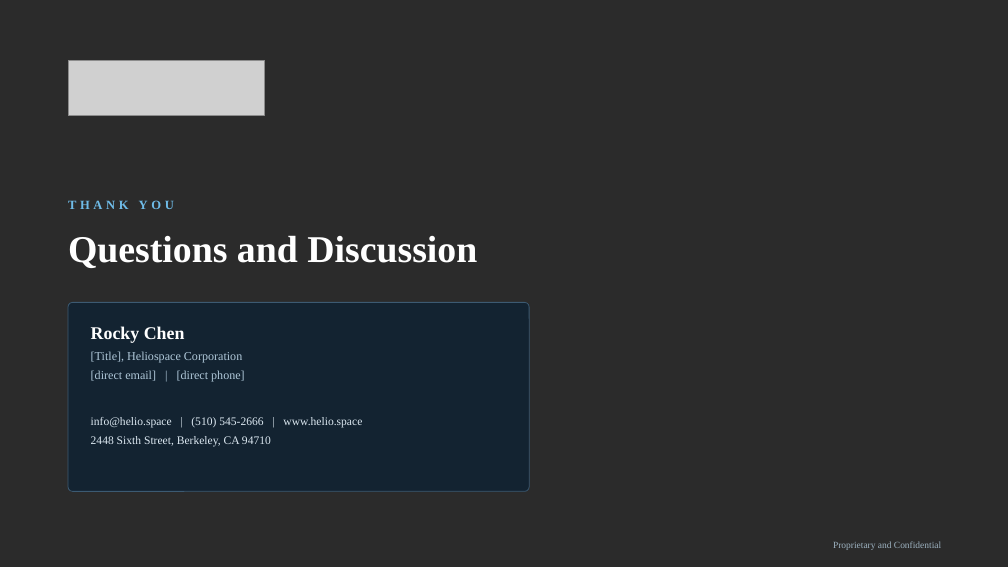
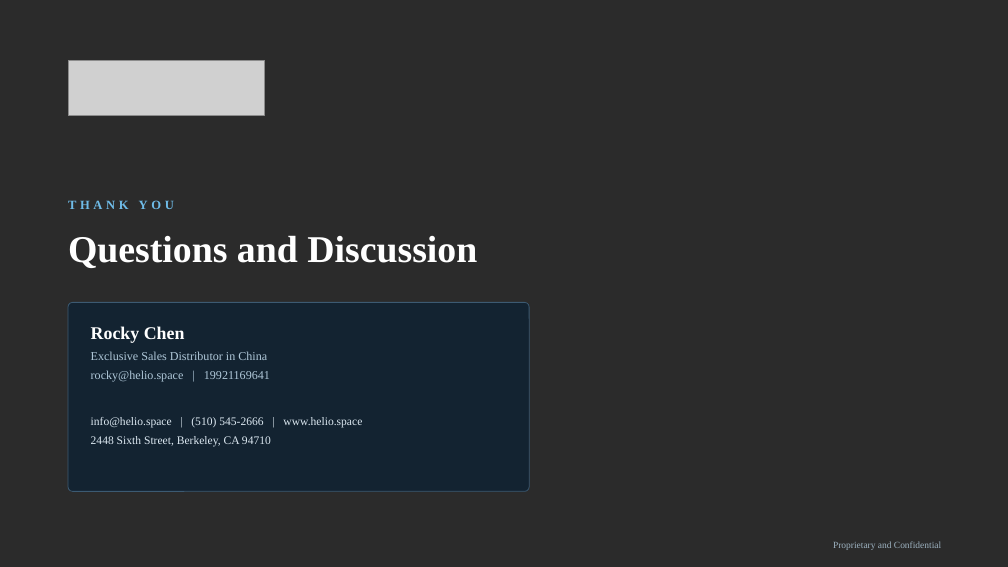
Before and after one commit to anthonyleedu/anthonyleedu, a slide deck: slide 17 of Heliospace_Investor_Overview.pptx (slide 18 before the commit). Drawn at 1008x567 pixels with LibreOffice and Linux fonts; fonts in the diff are those of the drawing; grey boxes stand for pictures; background and template pictures are left out; a plain dark background stands for a picture behind light text. Boxes give left, top, right and bottom in pixels: in the first picture for what was removed or moved away, otherwise in the second. Text is boxed around its words. In the diff, an @@ line names an element or a change of style, - is before the commit and + after.

```diff
--- a/Heliospace_Investor_Overview.pptx
+++ b/Heliospace_Investor_Overview.pptx
@@ text at [91, 351, 270, 382]: text changed @@
-[Title], Heliospace Corporation
-[direct email] | [direct phone]
+Exclusive Sales Distributor in China
+rocky@helio.space | 19921169641
```
Also in this commit, not shown: 6 other slides changed, 1 slide removed.
